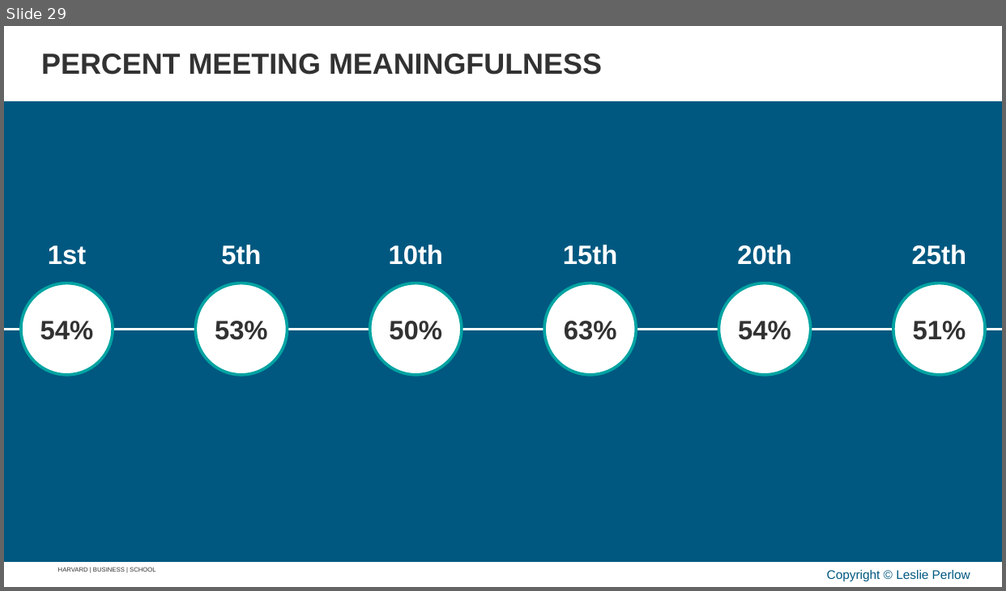
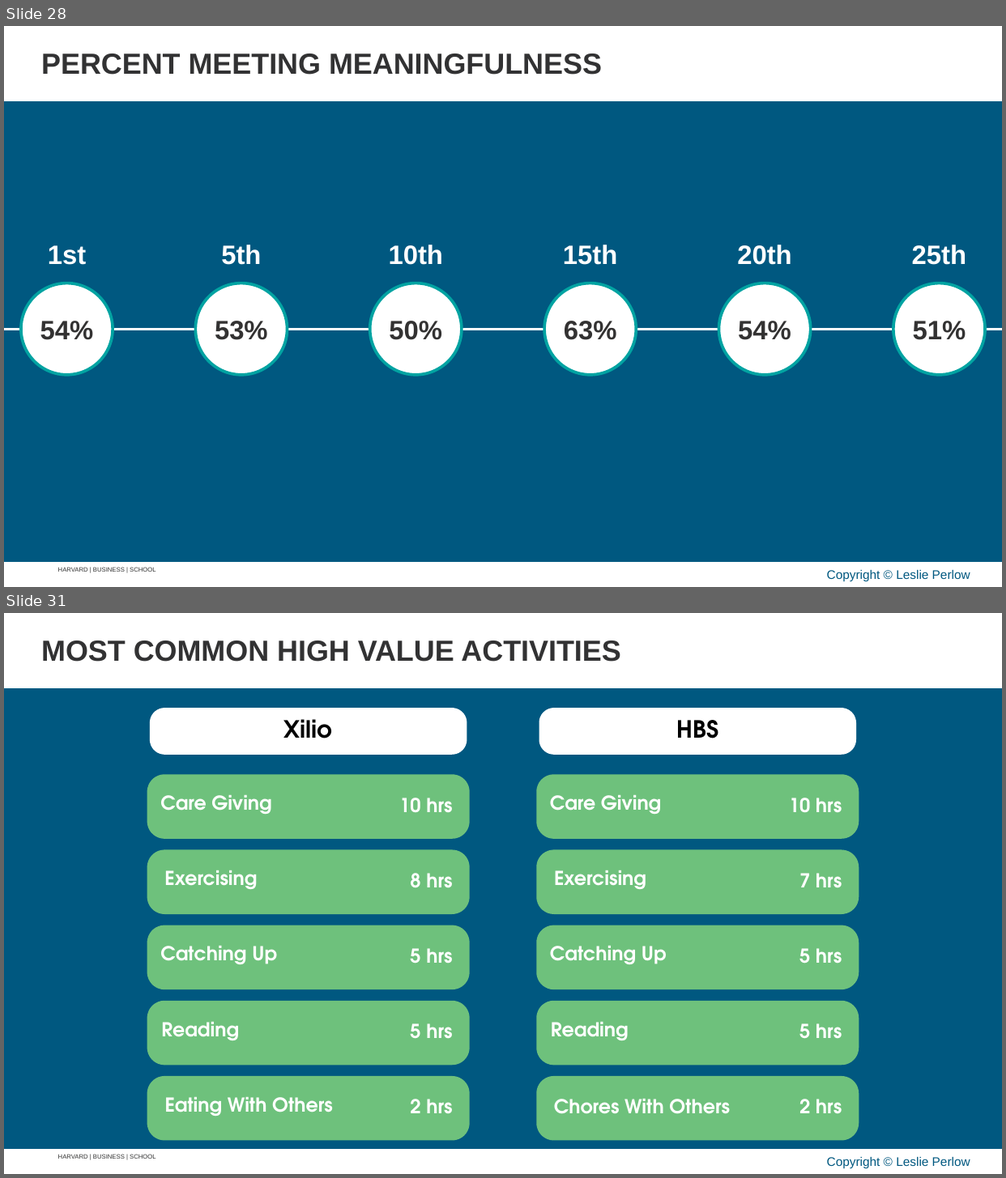
Before and after one commit to APPLITICS/lifematrix-deck-automation, a slide deck: outputs/generated_slides.pptx. Shown one above the other, each under a label of ours: slide 29 before the commit, slides 28 and 31 after it; the slides between them are not shown. The pictures are 1006x591 and 1006x1178 pixels, drawn with LibreOffice and Linux fonts; fonts in the diff are those of the drawing; background and template pictures are left out. Boxes give left, top, right and bottom in pixels: in the first picture for what was removed or moved away, otherwise in the second. Text is boxed around its words. In the diff, an @@ line names an element or a change of style, - is before the commit and + after.

Commit message:
feat: Add tile chart slide generator with focal and comparison modes
Supports dynamic circle sizing, label padding, and margin scaling based on number of activities and character width.

```diff
--- a/outputs/generated_slides.pptx
+++ b/outputs/generated_slides.pptx
@@ slide 31 added at (x1=4, y1=613, x2=1002, y2=1174), background #005880; not listed: 4 template elements that a slide beside it also shows @@
@@ text added at (x1=41, y1=641, x2=620, y2=662), 28 pt, text #323233, bold @@
+MOST COMMON HIGH VALUE ACTIVITIES
@@ group added at (x1=147, y1=708, x2=859, y2=1141): 22 texts, 12 freeform shapes @@
+Care Giving
+Care Giving
+Exercising
+Exercising
+Catching Up
+Reading
+Catching Up
+Reading
+Eating With Others
+Chores With Others
+10 hrs
+10 hrs
+8 hrs
+7 hrs
+5 hrs
+5 hrs
+5 hrs
+5 hrs
+2 hrs
+2 hrs
+Xilio
+HBS
@@ what was slide 29 is now slide 28 @@
```
Also in this commit, not shown: 9 other slides added, 1 slide removed, 2 other files.
